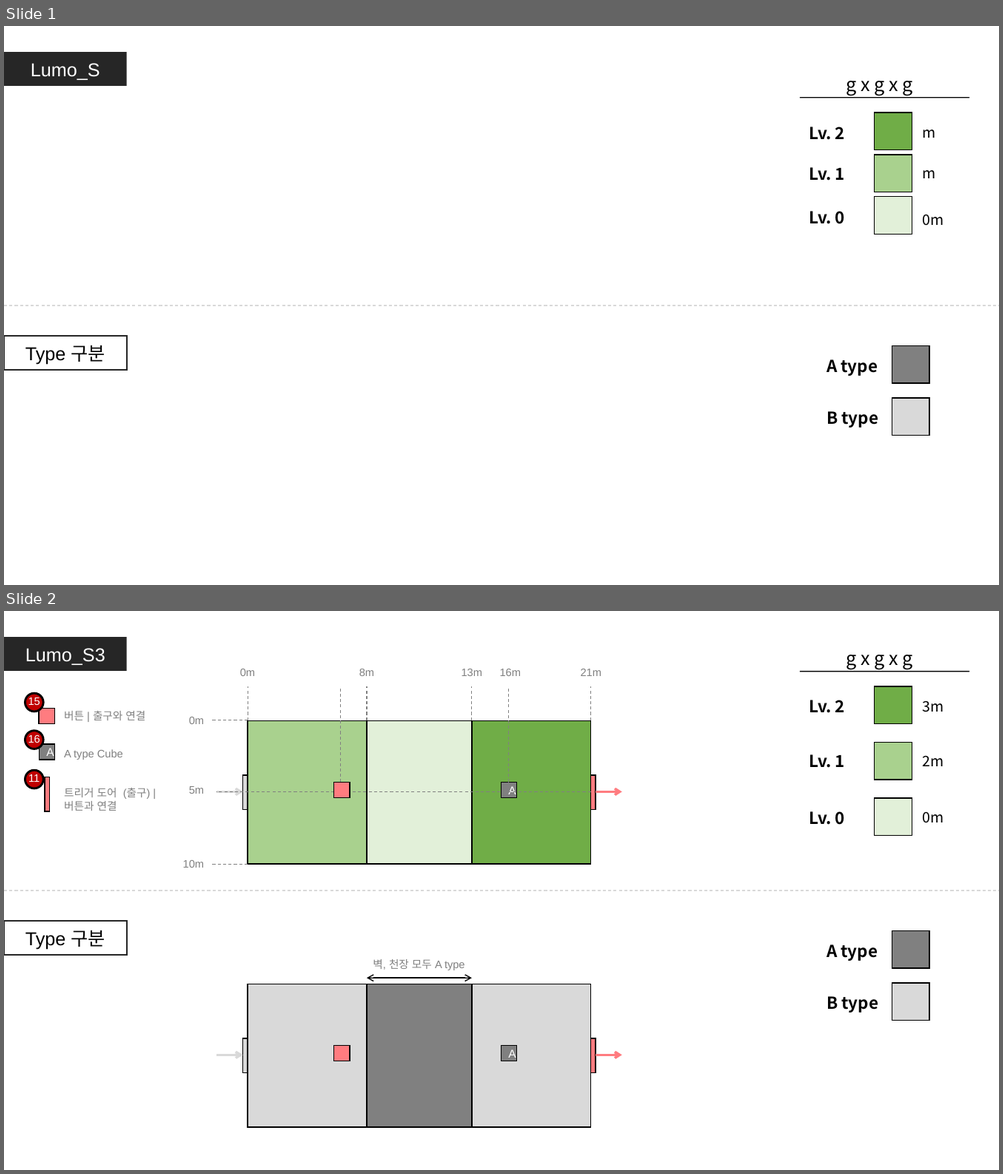
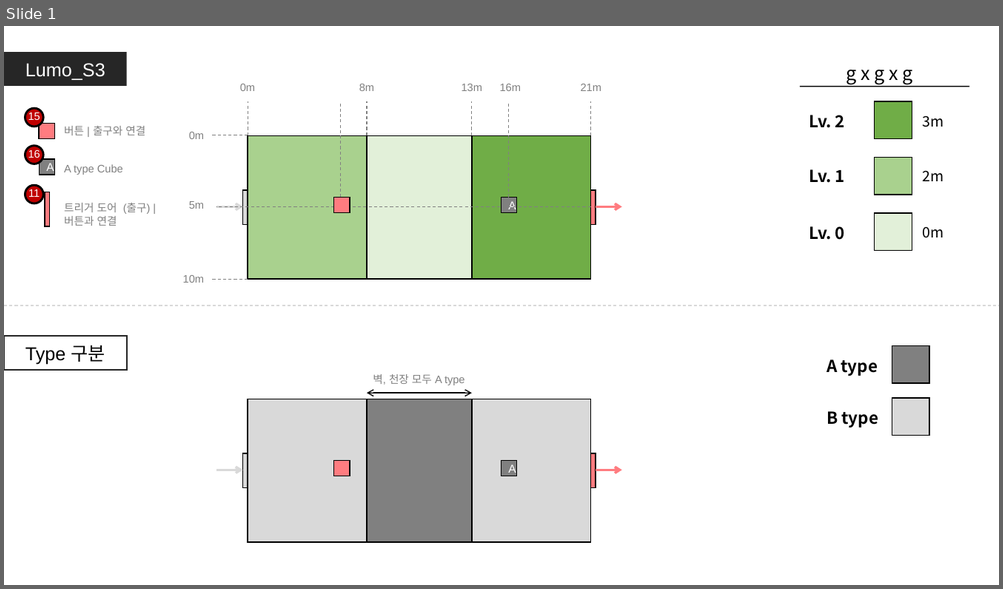
Before and after one commit to GGMGangsterHamster/GangsterHamster, a slide deck: Documents/Lumo_Stage.pptx. Shown one above the other, each under a label of ours: slides 1 and 2 before the commit, slide 1 after it. The pictures are 1003x1174 and 1003x589 pixels, drawn with LibreOffice and Linux fonts; fonts in the diff are those of the drawing. Boxes give left, top, right and bottom in pixels: in the first picture for what was removed or moved away, otherwise in the second. Text is boxed around its words. In the diff, an @@ line names an element or a change of style, - is before the commit and + after.

```diff
--- a/Documents/Lumo_Stage.pptx
+++ b/Documents/Lumo_Stage.pptx
@@ slide 1 removed at box(4, 26, 999, 585), background #FFFFFF @@
@@ rectangle removed at box(4, 52, 126, 87) @@
-Lumo_S
@@ text removed at box(846, 81, 913, 96) @@
-g x g x g
@@ line removed from (800, 98) to (970, 98) @@
@@ group removed at box(808, 113, 943, 234): 6 texts, 3 rectangles @@
-0m
-Lv. 0
-m
-Lv. 1
-m
-Lv. 2
@@ line removed from (4, 306) to (999, 306) @@
@@ rectangle removed at box(4, 336, 126, 371) @@
-Type 구분
@@ group removed at box(826, 346, 929, 436): 2 rectangles, 2 texts @@
-A type
-B type
@@ what was slide 2 is now slide 1 @@
```
Also in this commit, not shown: 2 other files.
